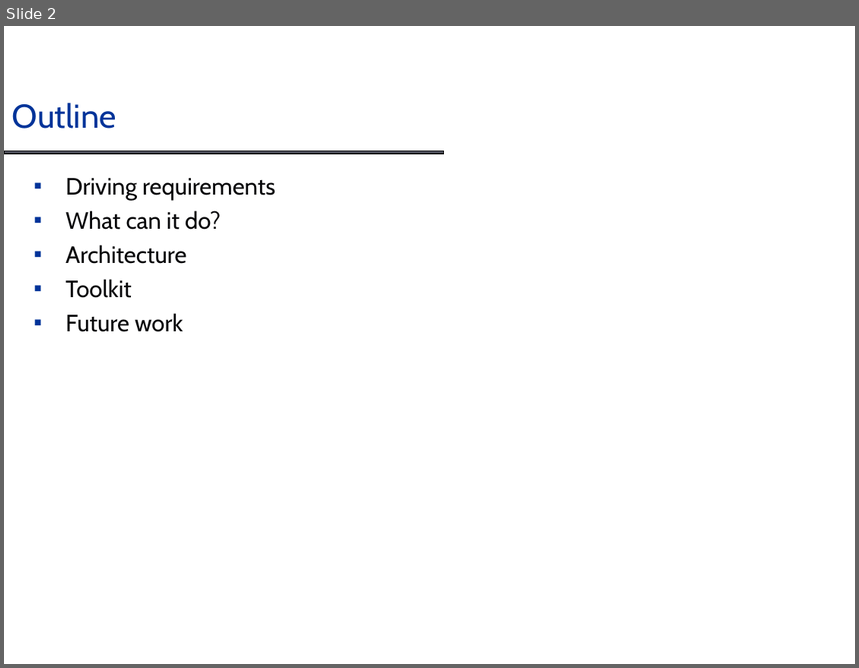
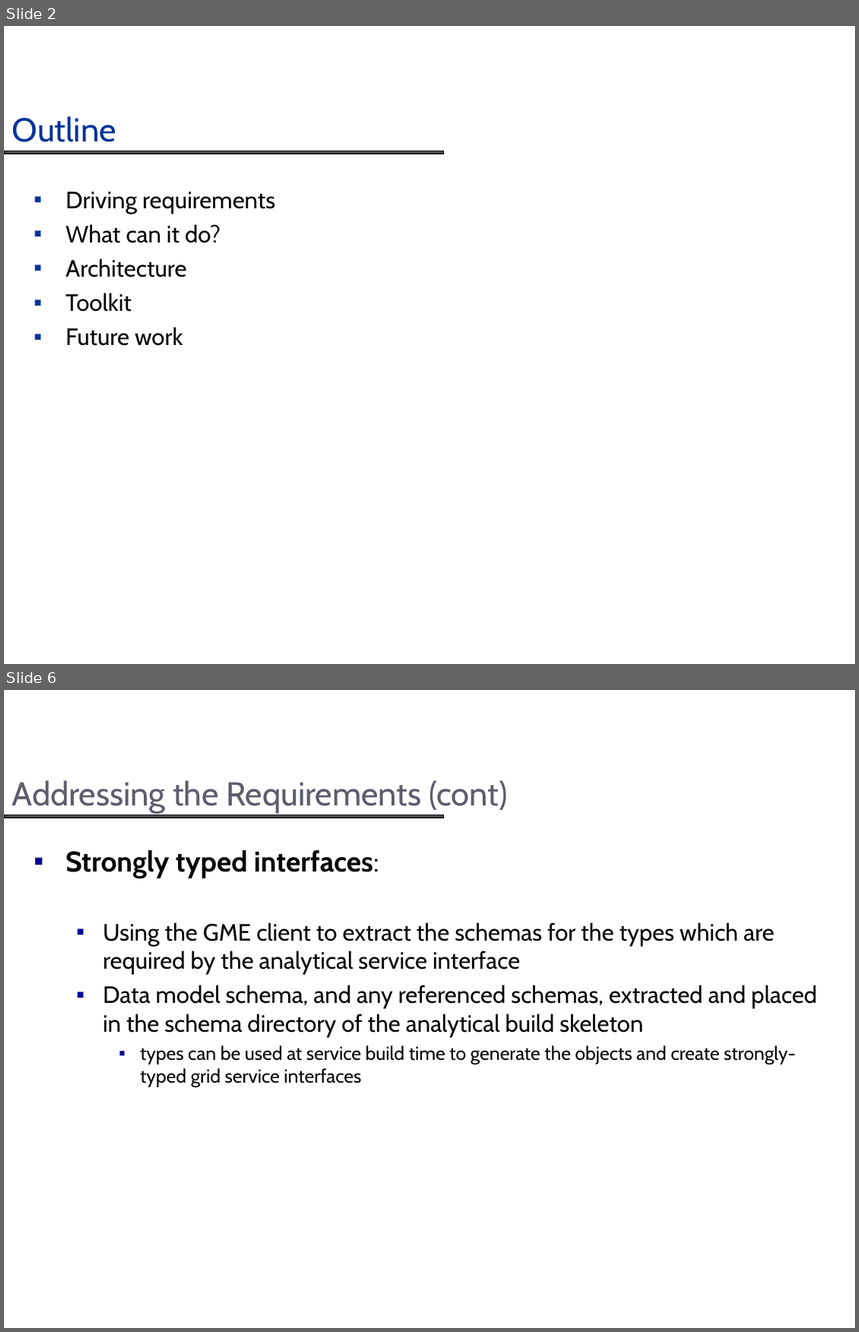
Before and after one commit to NCIP/cagrid-docs, a slide deck: presentations/introduce/Introduce_DIALOGUE2.ppt. Shown one above the other, each under a label of ours: slide 2 before the commit, slides 2 and 6 after it; the slides between them are not shown. The pictures are 859x668 and 859x1332 pixels, drawn with LibreOffice and Linux fonts; fonts in the diff are those of the drawing; background and template pictures are left out. Boxes give left, top, right and bottom in pixels: in the first picture for what was removed or moved away, otherwise in the second. Text is boxed around its words. In the diff, an @@ line names an element or a change of style, - is before the commit and + after.

```diff
--- a/presentations/introduce/Introduce_DIALOGUE2.ppt
+++ b/presentations/introduce/Introduce_DIALOGUE2.ppt
@@ slide 6 added at bbox=[4, 690, 855, 1328], background #FFFFFF; not listed: 1 template element that a slide beside it also shows @@
@@ title added at bbox=[12, 780, 507, 814], 28 pt, text #5B5D6B @@
+Addressing the Requirements (cont)
@@ text added at bbox=[66, 850, 817, 1087], 20 pt, text #070709 @@
+▪ Strongly typed interfaces:
+  ▪ Using the GME client to extract the schemas for the types which are required by the analytical service interface
+  ▪ Data model schema, and any referenced schemas, extracted and placed in the schema directory of the analytical build skeleton
+    ▪ types can be used at service build time to generate the objects and create strongly-typed grid service interfaces
@@ slide 2 changed as well @@
@@ title "Outline": place and size @@
-title "Outline" at bbox=[12, 103, 116, 129]
+title "Outline" at bbox=[12, 116, 116, 142]
@@ text "Driving requirements": place and size @@
-text "Driving requirements" at bbox=[66, 178, 275, 332]
+text "Driving requirements" at bbox=[66, 192, 275, 346]
```
Also in this commit, not shown: 1 other slide changed, 34 other slides added.
